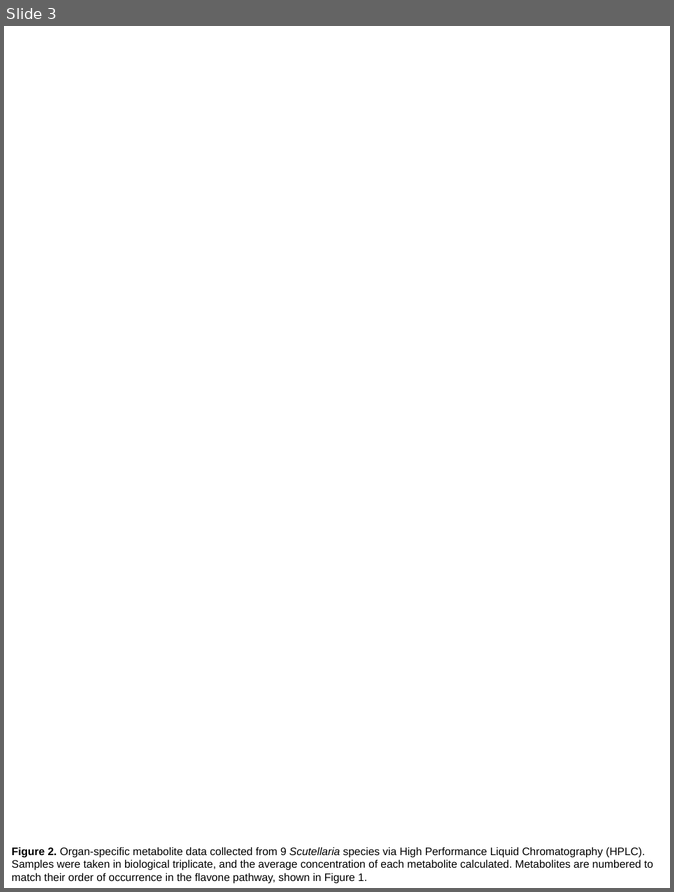
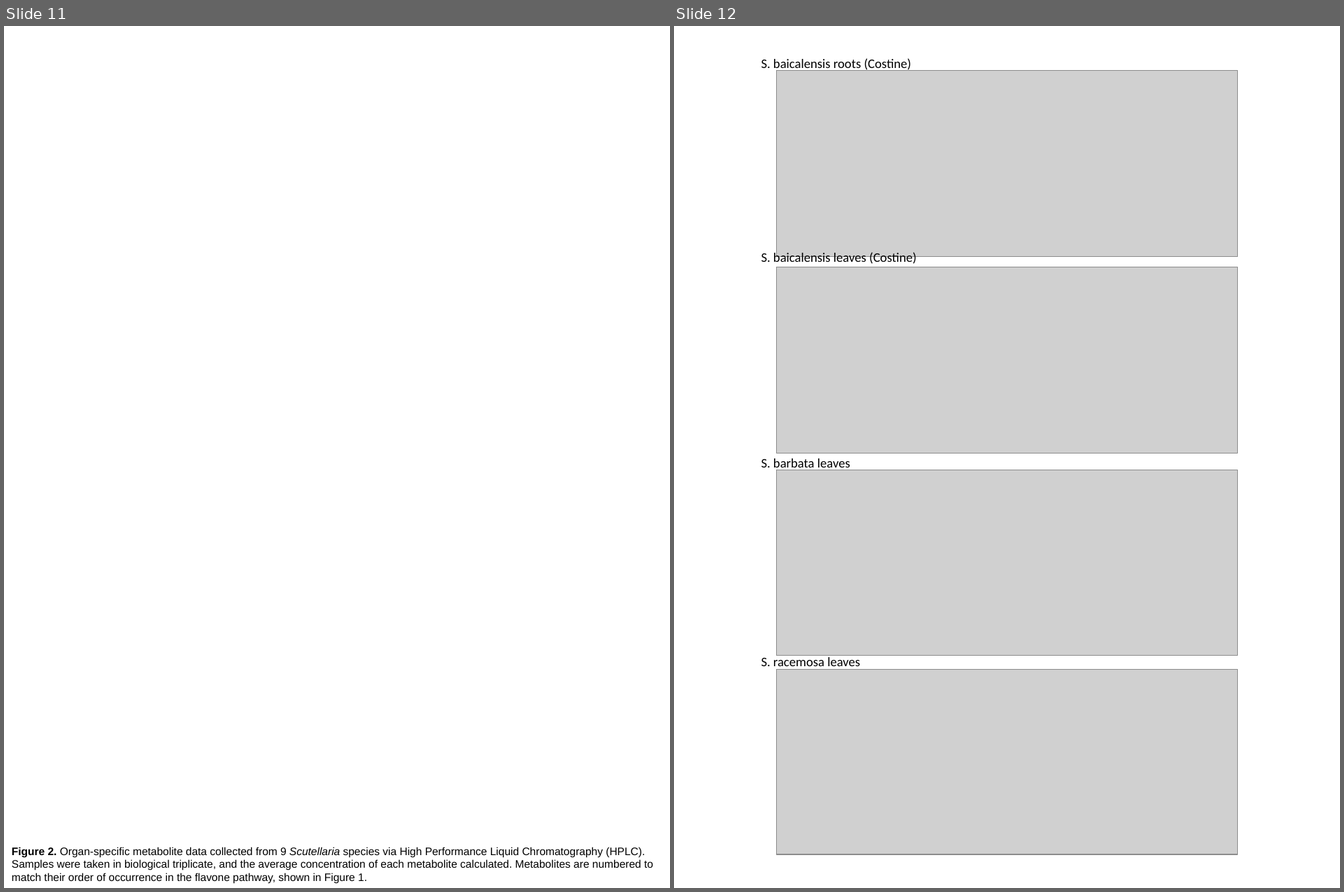
Before and after one commit to bryceaskey/scutellariaMetabolites, a slide deck: figures/manuscript/isoscutellarin/figure_legend.pptx. Shown side by side, each under a label of ours: slide 3 before the commit, slides 11 and 12 after it. The pictures are 674x892 and 1344x892 pixels, drawn with LibreOffice and Linux fonts; fonts in the diff are those of the drawing; grey boxes stand for pictures; background and template pictures are left out. Boxes give left, top, right and bottom in pixels: in the first picture for what was removed or moved away, otherwise in the second. Text is boxed around its words. In the diff, an @@ line names an element or a change of style, - is before the commit and + after.

Commit message:
Updated figure legend

```diff
--- a/figures/manuscript/isoscutellarin/figure_legend.pptx
+++ b/figures/manuscript/isoscutellarin/figure_legend.pptx
@@ slide 12 added at box(674, 26, 1340, 888), background #FFFFFF @@
@@ text added at box(762, 58, 912, 72), 12 pt, text #000000 @@
+S. baicalensis roots (Costine)
@@ picture added at box(777, 71, 1238, 257) @@
@@ text added at box(762, 251, 917, 266), 12 pt, text #000000 @@
+S. baicalensis leaves (Costine)
@@ picture added at box(777, 267, 1238, 453) @@
@@ text added at box(762, 459, 850, 471), 12 pt, text #000000 @@
+S. barbata leaves
@@ picture added at box(777, 470, 1238, 655) @@
@@ text added at box(762, 657, 860, 671), 12 pt, text #000000 @@
+S. racemosa leaves
@@ picture added at box(777, 670, 1238, 855) @@
@@ what was slide 3 is now slide 11 @@
```
Also in this commit, not shown: 1 slide changed, 12 other slides added, 3 slides removed.
